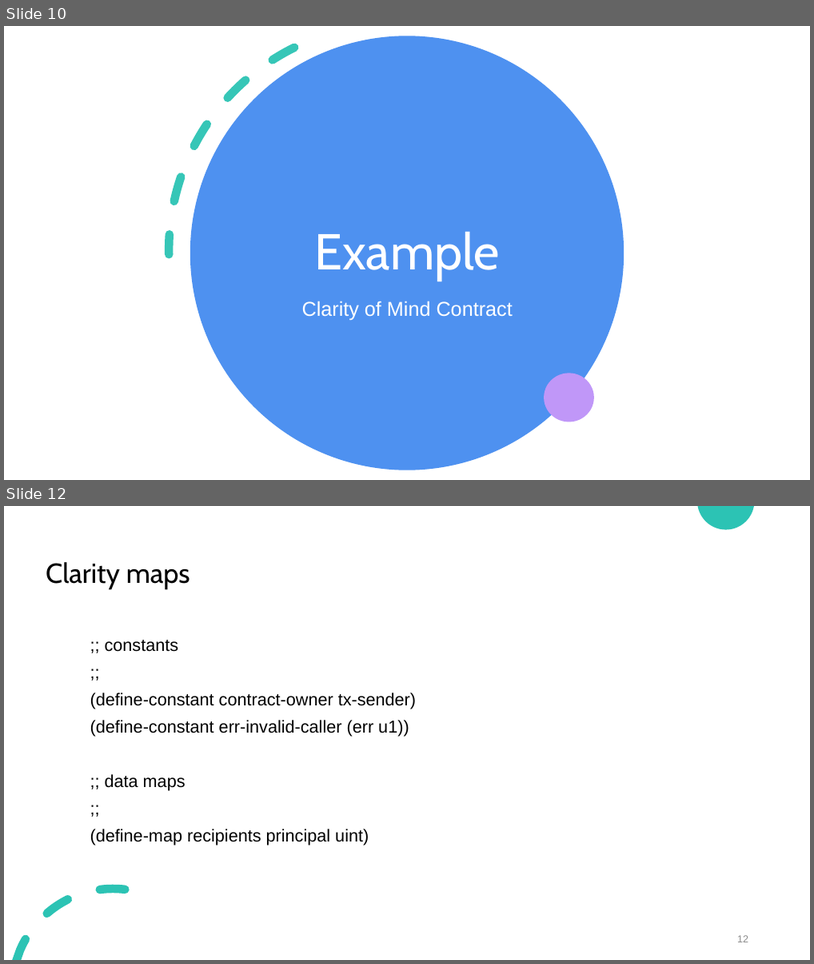
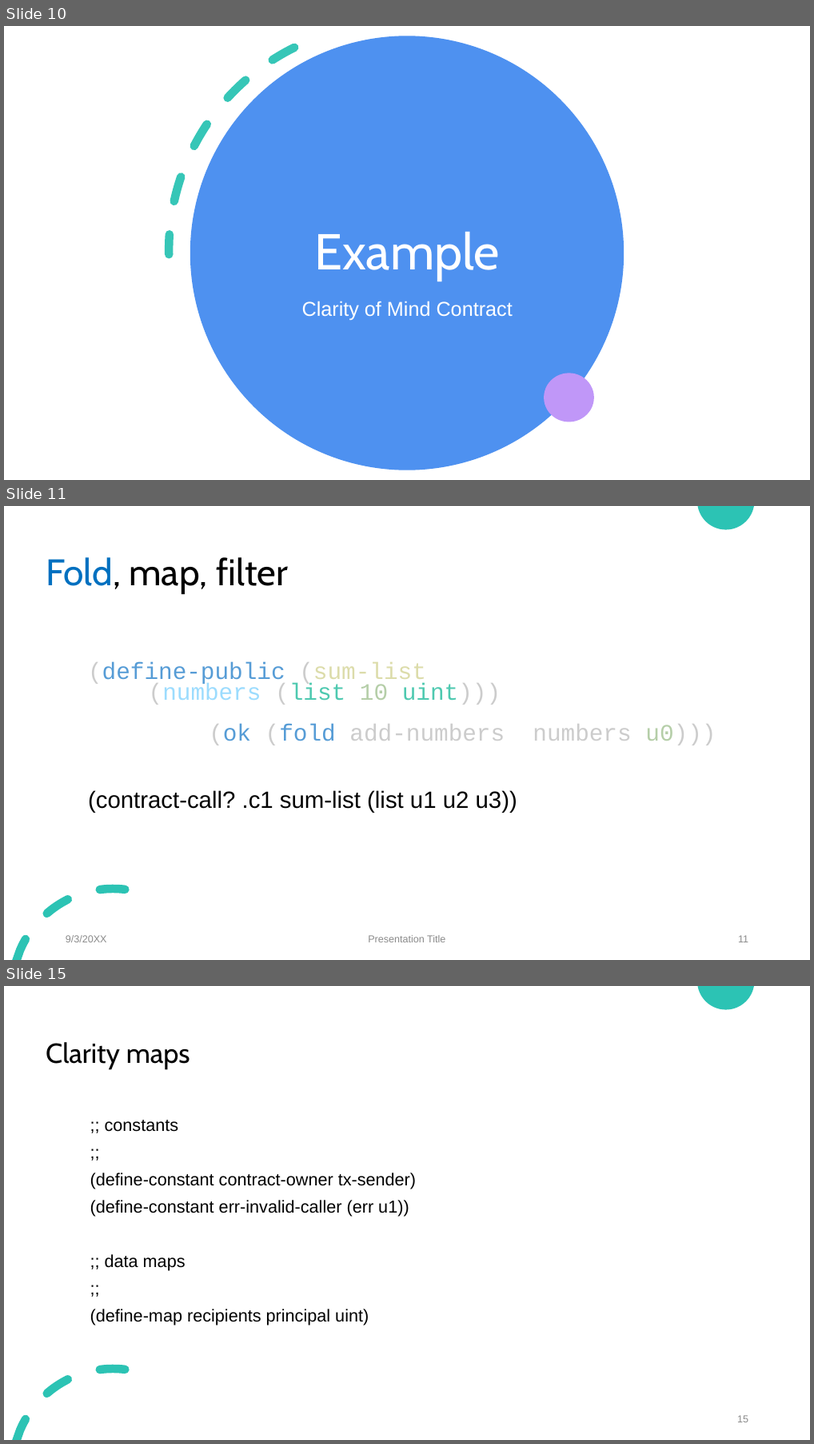
Before and after one commit to wonder-phil/ClarityWorkshopMain, a slide deck: Building-time-locked-contract.pptx. Shown one above the other, each under a label of ours: slides 10 and 12 before the commit, slides 10, 11 and 15 after it; the slides between them are not shown. The pictures are 814x964 and 814x1444 pixels, drawn with LibreOffice and Linux fonts; fonts in the diff are those of the drawing. Boxes give left, top, right and bottom in pixels: in the first picture for what was removed or moved away, otherwise in the second. Text is boxed around its words. In the diff, an @@ line names an element or a change of style, - is before the commit and + after.

```diff
--- a/Building-time-locked-contract.pptx
+++ b/Building-time-locked-contract.pptx
@@ slide 11 added at (x1=4, y1=506, x2=810, y2=960), background #FFFFFF; not listed: 2 template elements that a slide beside it also shows @@
@@ title added at (x1=46, y1=557, x2=288, y2=594), 44 pt, text #000000 @@
+Fold, map, filter
@@ text added at (x1=88, y1=662, x2=716, y2=812), 28 pt, text #000000 @@
+(define-public (sum-list
+(numbers (list 10 uint)))
+(ok (fold add-numbers numbers u0)))
+(contract-call? .c1 sum-list (list u1 u2 u3))
@@ text added at (x1=66, y1=935, x2=107, y2=942), 12 pt, text #8C8C8C @@
+9/3/20XX
@@ text added at (x1=368, y1=935, x2=446, y2=942), 12 pt, text #8C8C8C @@
+Presentation Title
@@ page number added at (x1=738, y1=935, x2=749, y2=942), 12 pt, text #8C8C8C @@
+11
@@ what was slide 12 is now slide 15 @@
@@ page number at (x1=738, y1=1415, x2=749, y2=1422): text changed @@
-12
+15
```
Also in this commit, not shown: 1 slide changed, 2 other slides added, 5 other files.
